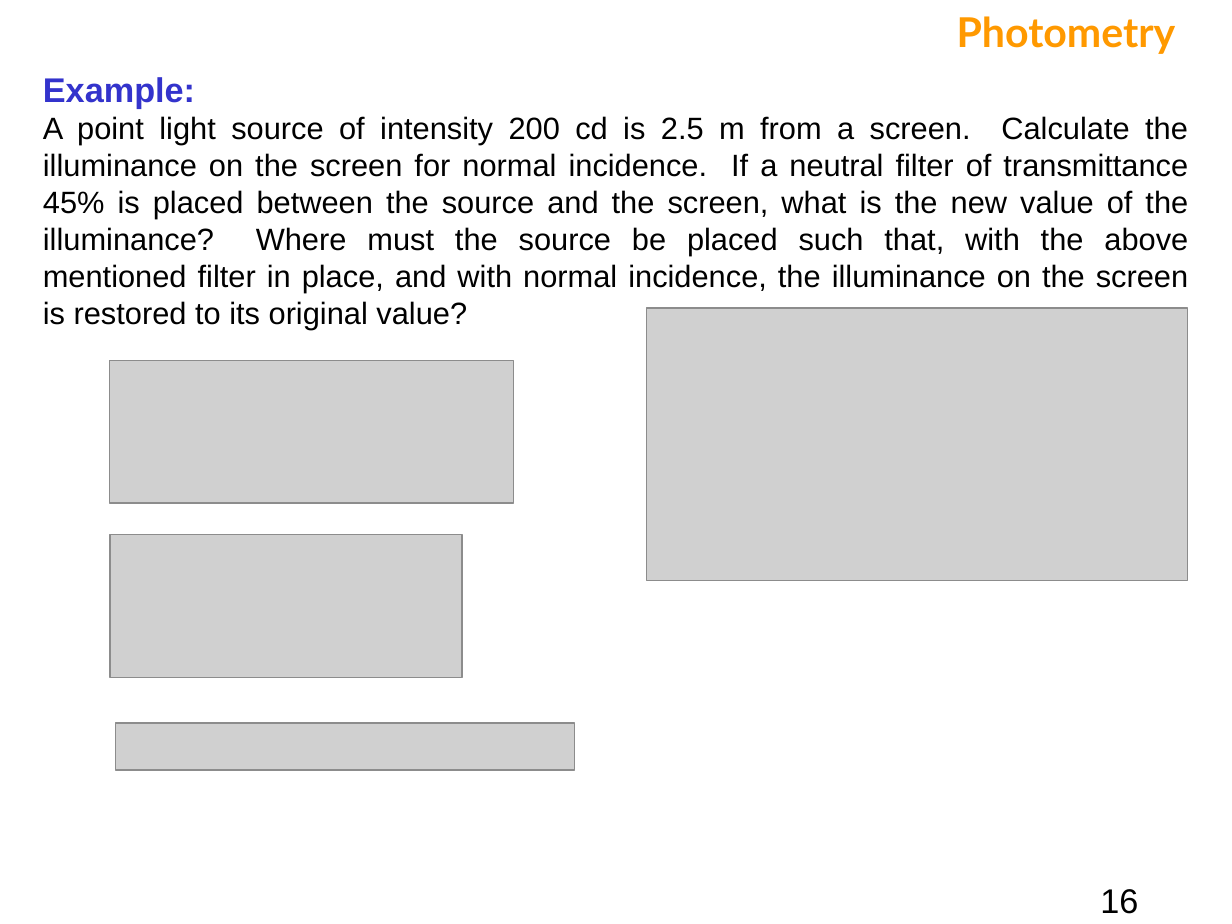
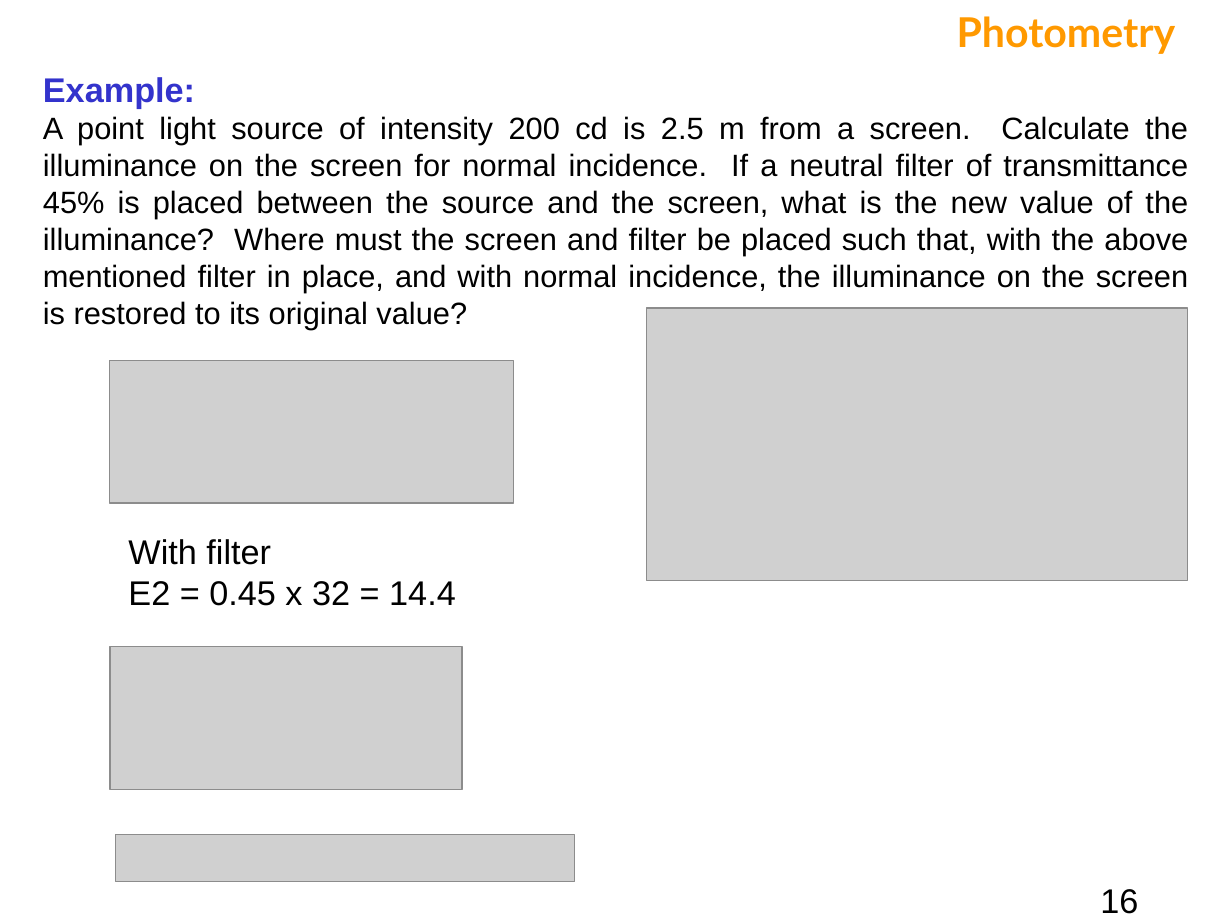
Before and after one commit to bagustris/TeknikOptik, a slide deck: slide 16 of slide/Fotometri.ppt. Drawn at 1232x924 pixels with LibreOffice and Linux fonts; fonts in the diff are those of the drawing; grey boxes stand for pictures. Boxes give left, top, right and bottom in pixels: in the first picture for what was removed or moved away, otherwise in the second. Text is boxed around its words. In the diff, an @@ line names an element or a change of style, - is before the commit and + after.

```diff
--- a/slide/Fotometri.ppt
+++ b/slide/Fotometri.ppt
@@ text at (43, 116, 1188, 330): text changed @@
-A point light source of intensity 200 cd is 2.5 m from a screen. Calculate the illuminance on the screen for normal incidence. If a neutral filter of transmittance 45% is placed between the source and the screen, what is the new value of the illuminance? Where must the source be placed such that, with the above mentioned filter in place, and with normal incidence, the illuminance on the screen is restored to its original value?
+A point light source of intensity 200 cd is 2.5 m from a screen. Calculate the illuminance on the screen for normal incidence. If a neutral filter of transmittance 45% is placed between the source and the screen, what is the new value of the illuminance? Where must the screen and filter be placed such that, with the above mentioned filter in place, and with normal incidence, the illuminance on the screen is restored to its original value?
@@ text added at (128, 539, 456, 606), 20 pt, text #000000 @@
+With filter
+E2 = 0.45 x 32 = 14.4
@@ picture: place and size @@
-picture at (116, 723, 575, 770)
+picture at (110, 647, 462, 790)
@@ picture: place and size @@
-picture at (110, 535, 462, 678)
+picture at (116, 835, 575, 882)
```
Also in this commit, not shown: 11 other slides changed, 2 slides added, 3 slides removed, 3 other files.
